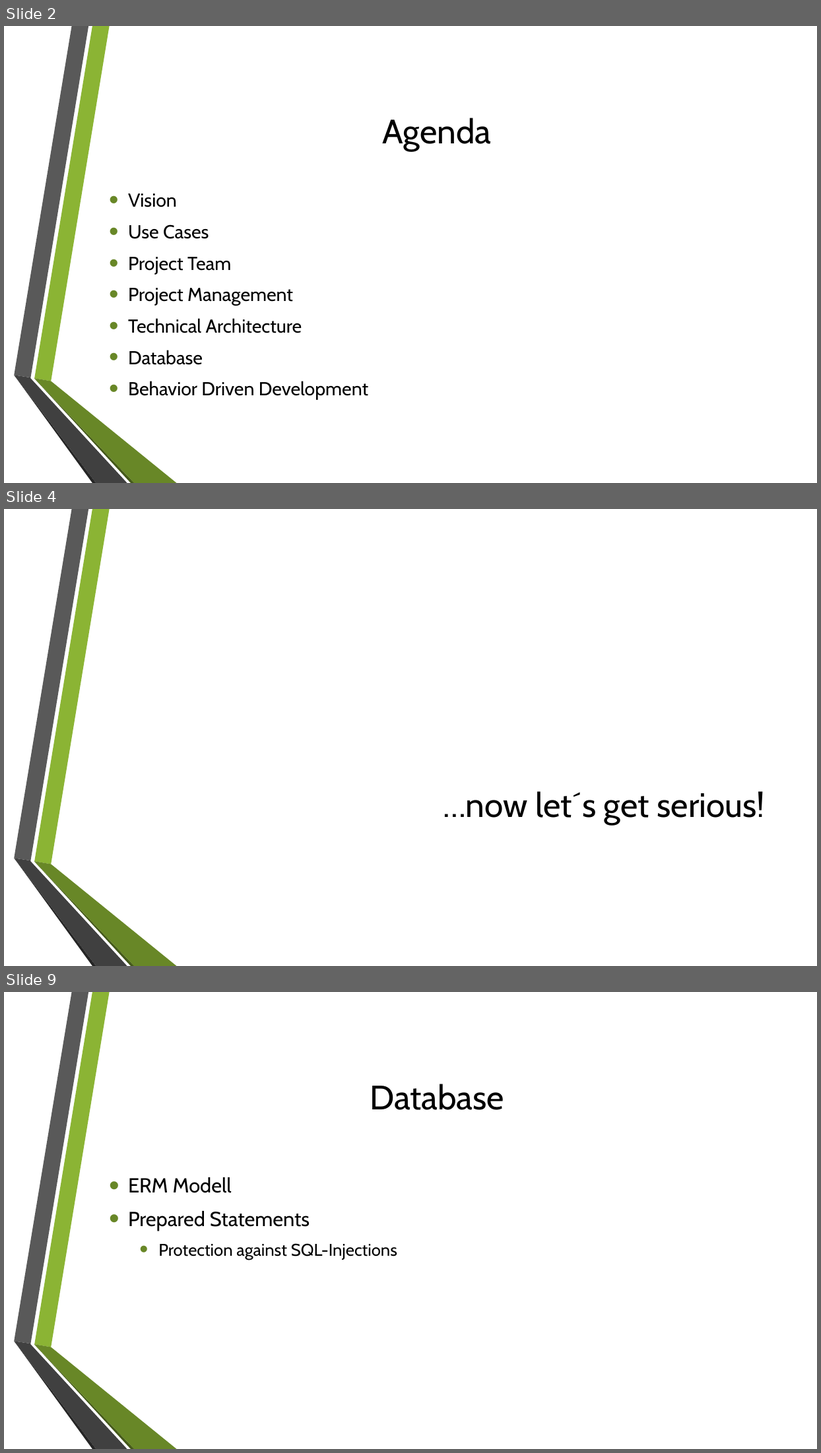
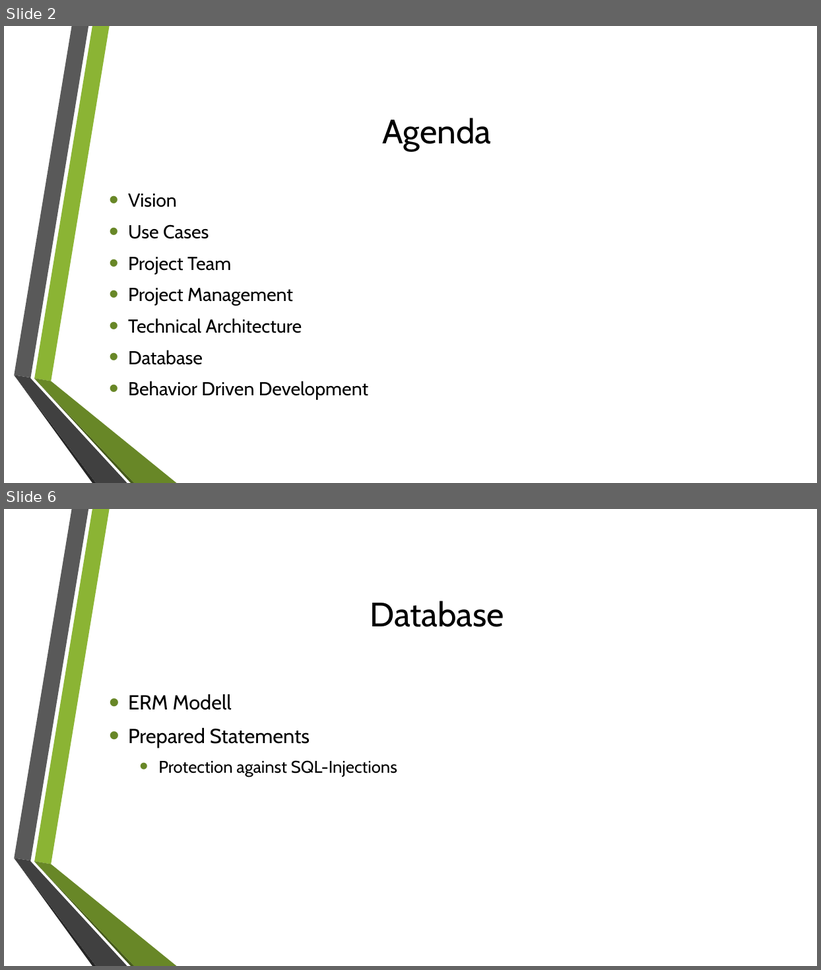
Before and after one commit to GamingBets/documents, a slide deck: Gaming-Bets.pptx. Shown one above the other, each under a label of ours: slides 2, 4 and 9 before the commit, slides 2 and 6 after it; the slides between them are not shown. The pictures are 821x1453 and 821x970 pixels, drawn with LibreOffice and Linux fonts; fonts in the diff are those of the drawing; background and template pictures are left out. Boxes give left, top, right and bottom in pixels: in the first picture for what was removed or moved away, otherwise in the second. Text is boxed around its words. In the diff, an @@ line names an element or a change of style, - is before the commit and + after.

```diff
--- a/Gaming-Bets.pptx
+++ b/Gaming-Bets.pptx
@@ slide 4 removed at box(4, 509, 817, 966), background picture (left out); not listed: 6 template elements that a slide beside it also shows @@
@@ title removed at box(443, 791, 766, 824) @@
-…now let´s get serious!
@@ what was slide 9 is now slide 6 @@
```
Also in this commit, not shown: 5 slides changed, 7 slides added, 4 other files.
